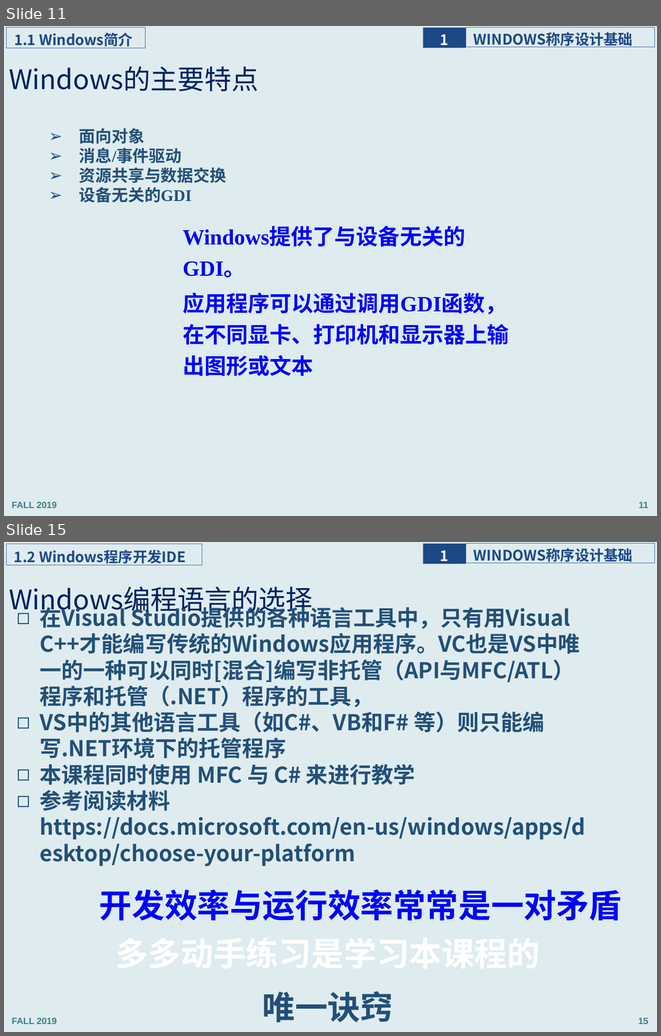
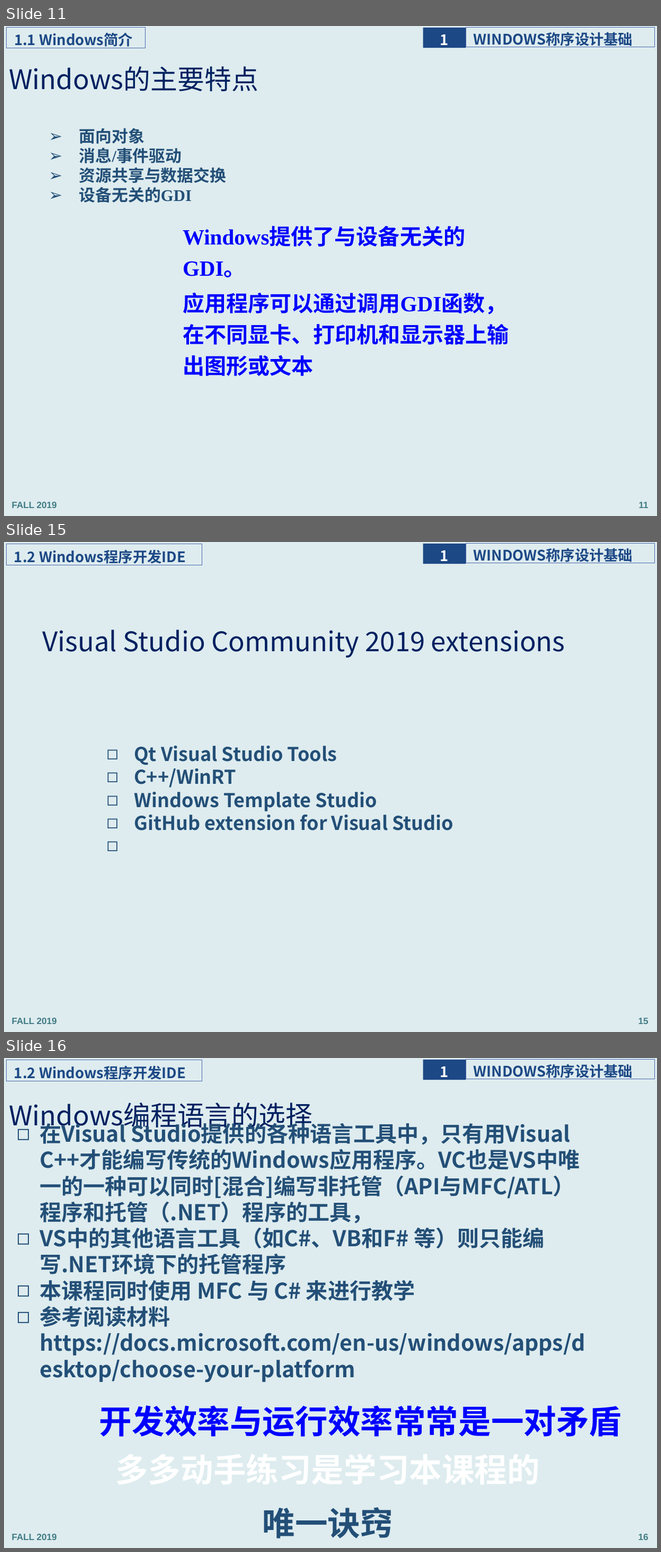
Before and after one commit to jichenghu/ppt_programmingWindows, a slide deck: programmingWindows_1.pptx. Shown one above the other, each under a label of ours: slides 11 and 15 before the commit, slides 11, 15 and 16 after it; the slides between them are not shown. The pictures are 661x1036 and 661x1552 pixels, drawn with LibreOffice and Linux fonts; fonts in the diff are those of the drawing. Boxes give left, top, right and bottom in pixels: in the first picture for what was removed or moved away, otherwise in the second. Text is boxed around its words. In the diff, an @@ line names an element or a change of style, - is before the commit and + after.

```diff
--- a/programmingWindows_1.pptx
+++ b/programmingWindows_1.pptx
@@ slide 15 added at bbox=[4, 542, 657, 1032], background #DEECEF; not listed: 5 template elements that a slide beside it also shows @@
@@ title added at bbox=[42, 629, 565, 658], 29.7 pt, text #002060 @@
+Visual Studio Community 2019 extensions
@@ text added at bbox=[134, 746, 453, 830], 21 pt, text #234F77, bold @@
+◻ Qt Visual Studio Tools
+◻ C++/WinRT
+◻ Windows Template Studio
+◻ GitHub extension for Visual Studio
@@ what was slide 15 is now slide 16 @@
```
Also in this commit, not shown: 9 slides changed, 2 other slides added, 4 other files.
